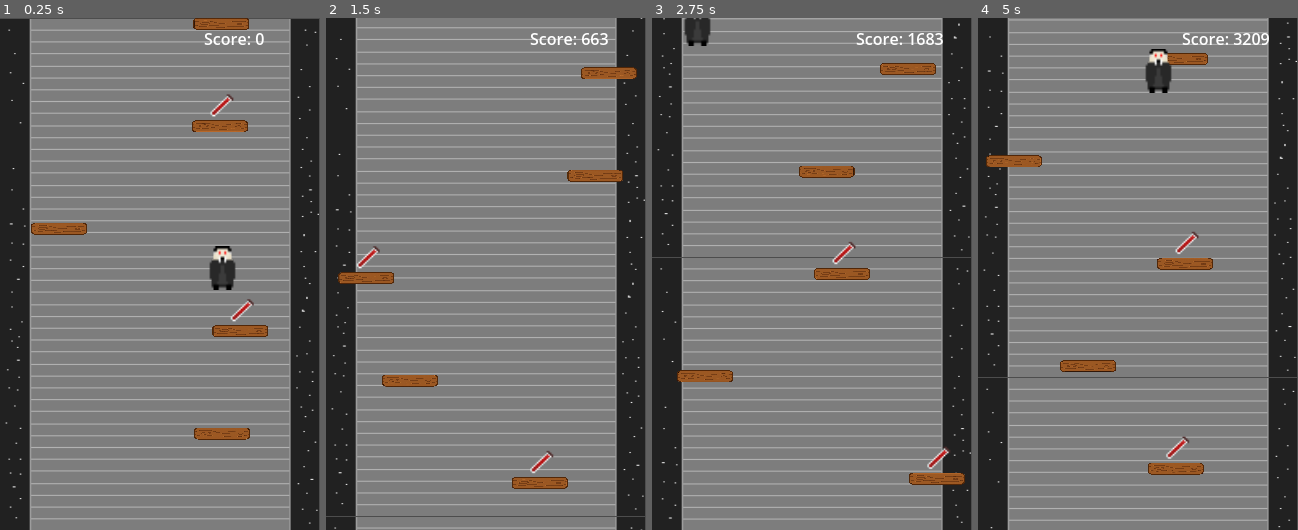
Above: before the commit, frames 1-4 (left to right).
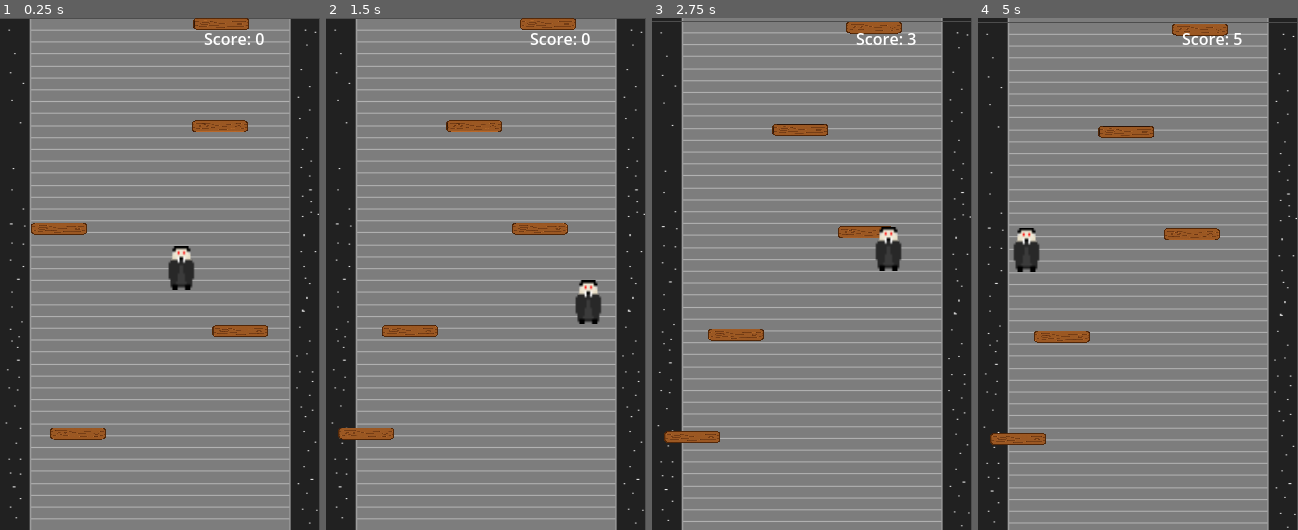
Above: after the commit, the same moments.

Repository: conradbyrne/Vampire-Jump
Game: Godot game, scene res://levels/Level.tscn
The game is run twice, just before and just after one commit, with the same random seed, the same clock (stepped at 60 frames per second) and the same inputs.
Inputs:
- Up to frame 1 (0.25 s): no input
- Up to frame 2 (1.5 s): hold D (move_right) from 0.53 s (still down)
- Up to frame 3 (2.75 s): release D (move_right) at 2.03 s; hold A (move_left) from 2.03 s (still down)
- Up to frame 4 (5 s): release A (move_left) at 2.78 s; hold D (move_right) 2.78-4.28 s; hold A (move_left) from 4.28 s (still down)

The runs differ from the first frame. In frame 1, 2.2% of the frame differs, in the area x 15-80%, y 14-83%; in frame 2, 20%; in frame 3, 20%; in frame 4, 21%, in the area x 0-100%, y 0-100%.

Commit message:
Add monsters, coins, and coffins

Diff:
--- a/levels/Level.gd
+++ b/levels/Level.gd
@@ -1,84 +1,157 @@
 extends Node2D
 
-@onready var width: = get_viewport_rect().size.x
-@onready var height: = get_viewport_rect().size.y
+@onready var width           := get_viewport_rect().size.x
+@onready var height          := get_viewport_rect().size.y
+@onready var player          := $Player
+@onready var platform_parent := $Platforms
+@onready var enemy_parent    := $Enemies        # your new static container
+@onready var threshold       := height * 0.5
+@onready var background:Sprite2D = $"ParallaxBackground/ParallaxLayer/Sprite2D"
+@onready var score_label     := $ScoreLabel
 
-@onready var player: = $Player
-@onready var platform_parent: = $Platforms
-@onready var threshold: = height * 0.5
-@onready var background:Sprite2D = $"ParallaxBackground/ParallaxLayer/Sprite2D"
-@onready var score_label: = $ScoreLabel
+# Preloads
+var platform     = preload("res://objects/Platform.tscn")
+var jumpboost    = preload("res://objects/jump_boost.tscn")
+var coin_scene   = preload("res://objects/Coin.tscn")
+var witch_scene  = preload("res://objects/Witch.tscn")
+var gargoyle_scene = preload("res://objects/Gargoyle.tscn")
+var coffin_scene   = preload("res://objects/Coffin.tscn")
 
-# Load platform asset
-var platform: = preload("res://objects/Platform.tscn")
-var jumpboost := preload("res://objects/jump_boost.tscn")
+# Game state
+var platform_count = 5
+var platforms = []
+var scrollSpeed = 0.05
+var coin_score = 0
+var total_scroll = 0.0
+var consecutive_enemy_spawns = 0  # Track consecutive enemy spawns
 
-# Initialize platform variables
-var platform_count: = 5
-var platforms: = []
-# Initialize game scroll speed
-var scrollSpeed = 0.05
+const SPAWN_MARGIN = 32  # pixels from top/bottom edge
+const MAX_CONSECUTIVE_ENEMIES = 1  # Maximum consecutive enemy spawns allowed
 
-#Score
-var score = 0
-var total_scroll = 0.0
-
-
-func _ready()->void:
-	# Set initial player height to middle of screen
+func _ready() -> void:
+	# Place player in mid‐screen, randomize platforms, but DO NOT spawn yet
 	player.global_position.y = threshold
-	for i in platform_count:
-		# Create new platform instance for each platform
-		var inst: = platform.instantiate()
-		# Set height of new platform
+	randomize()
+	for i in range(platform_count):
+		var inst = platform.instantiate()
 		inst.global_position.y = height / platform_count * i
-		# Set x postition of new platform to random value
 		inst.global_position.x = rand_x()
+		inst.items_spawned = false   # flag on each Platform
 		platform_parent.add_child(inst)
 		platforms.append(inst)
 
-		#  Randomly add a jump boost
-		if randi() % 3 == 0:  # ~33% chance
-			var jump_boost = jumpboost.instantiate()
-			jump_boost.position = Vector2(0, -10)  # Position above the platform
-			inst.add_child(jump_boost)
+func _physics_process(delta: float) -> void:
+	if player.global_position.y < threshold:
+		var move = lerp(0.0, threshold - player.global_position.y, scrollSpeed)
+		move_background(move)
+		player.global_position.y += move
 
-			# Connect signal
-			jump_boost.connect("spring_activated", Callable(player, "_on_spring_activated"))
-	# Put initial platform under player
-	player.global_position.x = rand_x()
-	platforms.back().global_position.x = player.global_position.x
+		# Move enemies with the screen
+		for enemy in enemy_parent.get_children():
+			enemy.global_position.y += move
 
-# Generate random x position between 28 and width-28
-func rand_x():
-	return randf_range(28, width-28)
+			# Remove enemies that go offscreen (opposite side)
+			if (enemy.direction.x > 0 and enemy.global_position.x > width + 32) or \
+			   (enemy.direction.x < 0 and enemy.global_position.x < -32):
+				enemy.queue_free()
 
-func _physics_process(delta):
+		# Gather only the platforms that wrapped this frame
+		var wrapped := []
+		for inst in platforms:
+			inst.global_position.y += move
+			if inst.global_position.y > height:
+				inst.global_position.y -= height
+				inst.global_position.x = rand_x()
+				inst.items_spawned = false
+				wrapped.append(inst)
 
-	if player.global_position.y < threshold:
-		# Set amount to move background to linear interpolation of these values
-		var move:float = lerp(0.0, threshold -player.global_position.y, scrollSpeed)
-		move_background(move)
-		# Move player position by previously determined amount
-		player.global_position.y += move
-		for plat in platforms:
-			# Move player position by previously determined amount
-			plat.global_position.y += move
-			# If platform position is greater than screen height,
-			# then subtract screen height from position and set x to random value
-			if plat.global_position.y > height:
-				plat.global_position.y -= height
-				plat.global_position.x = rand_x()
+		# Spawn exactly one item or enemy on one randomly chosen wrapped platform
+		if wrapped.size() > 0:
+			var pick = wrapped[randi() % wrapped.size()]
+			spawn_items(pick)
 
 		total_scroll += move
-		score = int(total_scroll)  # Or divide if score grows too fast
-		$ScoreLabel.text = "Score: " + str(score)
+		var score = int(total_scroll) + coin_score
+		score_label.text = "Score: " + str(score)
+
 	if player.global_position.y > height:
 		game_over()
 
+func spawn_items(inst):
+	if inst.items_spawned:
+		return
+	# clear old pickups/enemies
+	for child in inst.get_children():
+		if child is Area2D:
+			child.queue_free()
+
+	var r = randi() % 100
+
+	# Adjust enemy spawn chance based on consecutive spawns
+	var enemy_chance = 5
+	if consecutive_enemy_spawns >= MAX_CONSECUTIVE_ENEMIES:
+		enemy_chance = 0  # Force non-enemy spawn after max consecutive enemies
+
+	if r < 10:
+		# 10% jump boost
+		var j = jumpboost.instantiate()
+		j.position = Vector2(0, -10)
+		inst.add_child(j)
+		j.connect("spring_activated", Callable(player, "_on_spring_activated"))
+		consecutive_enemy_spawns = 0  # Reset counter
+
+	elif r < 35:
+		# 25% coin
+		var c = coin_scene.instantiate()
+		c.position = Vector2(0, -20)
+		inst.add_child(c)
+		c.connect("coin_collected", Callable(self, "_on_coin_collected"))
+		consecutive_enemy_spawns = 0  # Reset counter
+
+	elif r < 50:
+		# 15% coffin
+		var f = coffin_scene.instantiate()
+		f.position = Vector2(0, -10)
+		inst.add_child(f)
+		f.connect("body_entered", Callable(player, "_on_coffin_entered"))
+		consecutive_enemy_spawns = 0  # Reset counter
+
+	elif r < (50 + enemy_chance) and enemy_parent.get_child_count() < 4:
+		# Spawn enemy (with a cap on consecutive spawns AND total enemy count)
+		consecutive_enemy_spawns += 1
+
+		var enemy
+		if randi() % 2 == 0:
+			enemy = witch_scene.instantiate()
+			enemy.direction = Vector2(1, 0)
+		else:
+			enemy = gargoyle_scene.instantiate()
+			enemy.direction = Vector2(-1, 0)
+
+		# clamp its Y so it never clips
+		var raw_y = inst.global_position.y - 10
+		var spawn_y = clamp(raw_y, SPAWN_MARGIN, height - SPAWN_MARGIN)
+		# off‐screen X based on direction
+		var x_pos = -16 if enemy.direction.x > 0 else width + 16
+		enemy.global_position = Vector2(x_pos, spawn_y)
+
+		# anchor under the static Enemies node
+		enemy_parent.add_child(enemy)
+	else:
+		# No item spawned (just an empty platform)
+		consecutive_enemy_spawns = 0  # Reset counter
+
+	inst.items_spawned = true
+
+func rand_x():
+	return randf_range(28, width - 28)
+
 func move_background(move):
-	var ratio: = 0.75
-	background.global_position.y = fmod((background.global_position.y + height + move*ratio), height) - height
+	var ratio = 0.75
+	background.global_position.y = fmod(background.global_position.y + height + move*ratio, height) - height
 
-func game_over()->void:
+func game_over() -> void:
 	get_tree().reload_current_scene()
+
+func _on_coin_collected(value):
+	coin_score += value
--- a/levels/Level.tscn
+++ b/levels/Level.tscn
@@ -1,7 +1,7 @@
 [gd_scene load_steps=4 format=3 uid="uid://130ckk14ca5t"]
 
 [ext_resource type="PackedScene" uid="uid://cuabnx52d0td2" path="res://player/Player.tscn" id="1"]
-[ext_resource type="Texture2D" uid="uid://cdvfada2l4kp3" path="res://Assets/TempBackground.png" id="2_rlxyy"]
+[ext_resource type="Texture2D" uid="uid://bi8u5117bbmv3" path="res://assets/TempBackground.png" id="2_rlxyy"]
 [ext_resource type="Script" uid="uid://6dxx7gwnm5s0" path="res://levels/Level.gd" id="3"]
 
 [node name="Level" type="Node2D"]
@@ -29,3 +29,5 @@
 offset_right = 265.0
 offset_bottom = 32.0
 text = "Score: 0"
+
+[node name="Enemies" type="Node2D" parent="."]
--- /dev/null
+++ b/objects/Coffin.tscn
@@ -0,0 +1,10 @@
+[gd_scene load_steps=3 format=3]
+
+[ext_resource type="Texture2D" uid="uid://du8phdc7t8x0" path="res://assets/Coffin.png" id="1"]
+[sub_resource type="RectangleShape2D" id="1"]
+size = Vector2(32, 32)
+[node name="Coffin" type="Area2D"]
+[node name="Sprite2D" type="Sprite2D" parent="."]
+texture = ExtResource("1")
+[node name="CollisionShape2D" type="CollisionShape2D" parent="."]
+shape = SubResource("1")
--- /dev/null
+++ b/objects/Coin.tscn
@@ -0,0 +1,12 @@
+[gd_scene load_steps=3 format=3]
+
+[ext_resource type="Script" uid="uid://c08jxyfq2g1g0" path="res://objects/coin.gd" id="1"]
+[ext_resource type="Texture2D" uid="uid://c3bg815rtn3l" path="res://assets/Coin.png" id="2"]
+[sub_resource type="RectangleShape2D" id="1"]
+size = Vector2(16, 16)
+[node name="Coin" type="Area2D"]
+script = ExtResource("1")
+[node name="Sprite2D" type="Sprite2D" parent="."]
+texture = ExtResource("2")
+[node name="CollisionShape2D" type="CollisionShape2D" parent="."]
+shape = SubResource("1")
--- /dev/null
+++ b/objects/Gargoyle.tscn
@@ -0,0 +1,17 @@
+[gd_scene load_steps=4 format=3 uid="uid://n1ghoa1s06dg"]
+
+[ext_resource type="Script" uid="uid://g4pivh70qicn" path="res://objects/enemy.gd" id="1"]
+[ext_resource type="Texture2D" uid="uid://cn1vbav816sxb" path="res://assets/Gargoyle.png" id="2"]
+
+[sub_resource type="RectangleShape2D" id="1"]
+size = Vector2(32, 32)
+
+[node name="Gargoyle" type="Area2D"]
+script = ExtResource("1")
+
+[node name="Sprite2D" type="Sprite2D" parent="."]
+scale = Vector2(1.813, 2.75)
+texture = ExtResource("2")
+
+[node name="CollisionShape2D" type="CollisionShape2D" parent="."]
+shape = SubResource("1")
--- /dev/null
+++ b/objects/Platform.gd
@@ -0,0 +1,2 @@
+extends CharacterBody2D
+var items_spawned: bool = false
--- a/objects/Platform.tscn
+++ b/objects/Platform.tscn
@@ -1,11 +1,13 @@
-[gd_scene load_steps=3 format=3 uid="uid://dss1xk1m6e80w"]
+[gd_scene load_steps=4 format=3 uid="uid://dss1xk1m6e80w"]
 
-[ext_resource type="Texture2D" uid="uid://clkgd0ug24kp3" path="res://assets/Woodplatform.png" id="1_qfjqo"]
+[ext_resource type="Texture2D" uid="uid://c5ntwosf87vmd" path="res://assets/Woodplatform.png" id="1_qfjqo"]
+[ext_resource type="Script" uid="uid://c3a1j1pttx21" path="res://objects/Platform.gd" id="2_sv55f"]
 
 [sub_resource type="RectangleShape2D" id="1"]
 size = Vector2(56, 12)
 
 [node name="Platform" type="CharacterBody2D"]
+script = ExtResource("2_sv55f")
 
 [node name="CollisionShape2D" type="CollisionShape2D" parent="."]
 position = Vector2(0, 6)
--- /dev/null
+++ b/objects/Witch.tscn
@@ -0,0 +1,17 @@
+[gd_scene load_steps=4 format=3 uid="uid://t5dile12hin4"]
+
+[ext_resource type="Script" uid="uid://g4pivh70qicn" path="res://objects/enemy.gd" id="1"]
+[ext_resource type="Texture2D" uid="uid://dxa3tnemd8ucm" path="res://assets/Witch.png" id="2"]
+
+[sub_resource type="RectangleShape2D" id="1"]
+size = Vector2(32, 32)
+
+[node name="Witch" type="Area2D"]
+script = ExtResource("1")
+
+[node name="Sprite2D" type="Sprite2D" parent="."]
+scale = Vector2(1.813, 2.75)
+texture = ExtResource("2")
+
+[node name="CollisionShape2D" type="CollisionShape2D" parent="."]
+shape = SubResource("1")
--- /dev/null
+++ b/objects/coin.gd
@@ -0,0 +1,11 @@
+extends Area2D
+signal coin_collected(value)
+@export var value := 1000
+
+func _ready():
+	connect("body_entered", Callable(self, "_on_body_entered"))
+
+func _on_body_entered(body):
+	if body == self.get_parent().get_node("../Player") or body.name == "Player":
+		emit_signal("coin_collected", value)
+		queue_free()
--- /dev/null
+++ b/objects/enemy.gd
@@ -0,0 +1,13 @@
+extends Area2D
+@export var speed := 100.0
+@export var direction := Vector2(1, 0)
+
+func _ready():
+    connect("body_entered", Callable(self, "_on_body_entered"))
+
+func _physics_process(delta):
+    position += direction * speed * delta
+
+func _on_body_entered(body):
+    if body.name == "Player":
+        get_tree().reload_current_scene()
--- a/player/Player.gd
+++ b/player/Player.gd
@@ -5,37 +5,46 @@
 @export var speed = 3.0 * 60
 var dir = 0.0
 var was_boosted = false
+var jetpack_timer = 0.0
 
 @onready var screen_size = get_viewport_rect().size
 
 # Function for screen wrapping
 func screen_wrap():
-	# If player has moved beyond the right side of the screen, set position to left side
+	# Wrap right
 	if position.x > screen_size.x:
 		position.x = 0
-	# If player has moved beyond the left side of the screen, set position to right side
+	# Wrap left
 	if position.x < 0:
 		position.x = screen_size.x
 
-func _physics_process(delta:float)->void:
+func _physics_process(delta: float) -> void:
+	# Jetpack override
+	if jetpack_timer > 0:
+		jetpack_timer -= delta
+		velocity.y = -jump_force
+	else:
+		# gravity
+		velocity.y += gravity * delta
+
 	# Change direction based on input
 	dir = Input.get_action_strength("move_right") - Input.get_action_strength("move_left")
-	# gravity
-	velocity.y += gravity*delta
-	# bouncing on platforms
+
+	# Bouncing on platforms
 	if is_on_floor():
 		if was_boosted:
-			# If we were boosted, don't bounce again
 			was_boosted = false
 		else:
-			# Normal bounce on platforms
 			velocity.y = -jump_force
 
 	velocity.x = dir * speed
-	#set_velocity(velocity)
 	move_and_slide()
 	screen_wrap()
 
 func _on_spring_activated():
-	velocity.y = -1000  # Stronger negative value than normal jump
+	velocity.y = -500
 	was_boosted = true
+
+func _on_coffin_entered(body):
+	if body == self:
+		jetpack_timer = 2.0  # Jetpack lasts 2 seconds
Not shown, added: objects/Platform.gd.uid
Not shown, added: objects/coin.gd.uid
Not shown, added: objects/enemy.gd.uid
